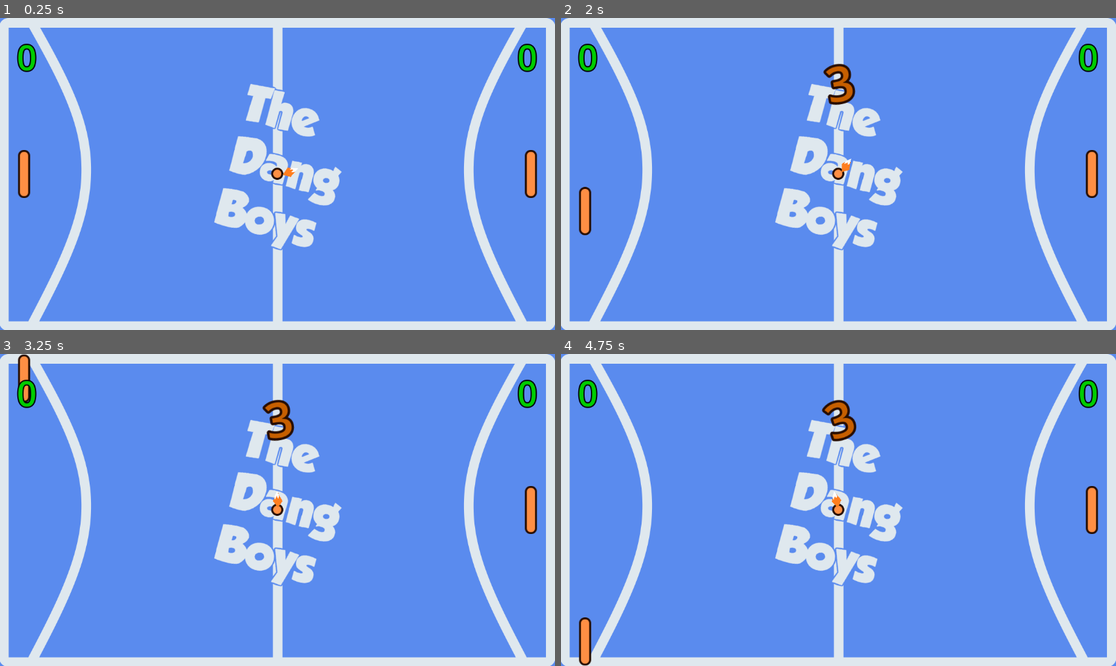
Above: before the commit, frames 1-4 (two rows, left to right).
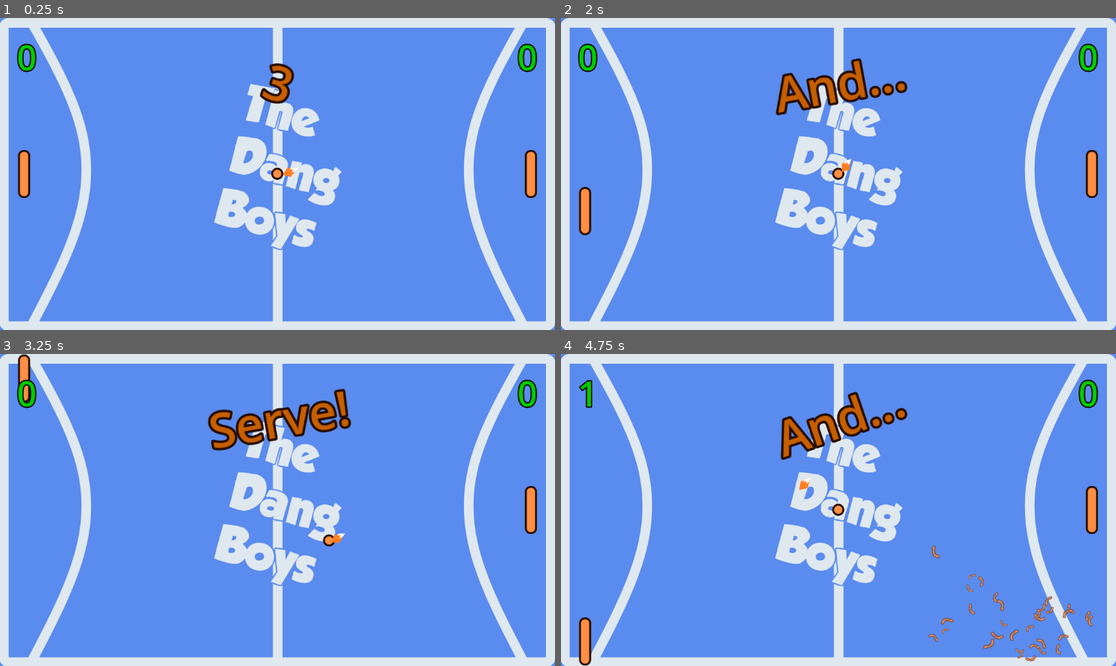
Above: after the commit, the same moments.

Repository: alanb33/20GamesGodot
Game: Godot game, scene res://screens/game_screen.tscn
Same seed, same stepped clock (60 frames per second), same inputs: the game is played once before the commit and once after it.
Inputs:
- Up to frame 1 (0.25 s): no input
- Up to frame 2 (2 s): hold Up (move_paddle_up) 0.53-1.28 s; tap End (ui_end) at 0.6, 1.35 s; hold Down (move_paddle_down) from 1.28 s (still down)
- Up to frame 3 (3.25 s): release Down (move_paddle_down) at 2.03 s; hold Up (move_paddle_up) from 2.03 s (still down); tap End (ui_end) at 2.1, 2.85 s
- Up to frame 4 (4.75 s): release Up (move_paddle_up) at 3.53 s; hold Down (move_paddle_down) from 3.53 s (still down); tap End (ui_end) at 3.6, 4.35 s

The runs differ from the first frame. In frame 1, 0.5% of the frame differs, in the area x 46-54%, y 14-28%; in frame 2, 1.8%; in frame 3, 2.6%; in frame 4, 2.8%, in the area x 3-96%, y 8-99%.

Commit message:
Link main menu to game, end conditions

Diff:
--- /dev/null
+++ b/01_pong/PlaySlider.gd
@@ -0,0 +1,15 @@
+extends HSlider
+
+@export var text_label: Label
+
+func _on_drag_ended(changed: bool):
+	if changed:
+		if text_label:
+			text_label.text = "Play to %d" % value
+			GameVars.goal_score = value
+
+func _link_signals() -> void:
+	drag_ended.connect(_on_drag_ended)
+
+func _ready() -> void:
+	_link_signals()
--- /dev/null
+++ b/01_pong/game_vars.gd
@@ -0,0 +1,3 @@
+extends Node
+
+var goal_score: int = 5
--- a/01_pong/project.godot
+++ b/01_pong/project.godot
@@ -14,6 +14,10 @@
 run/main_scene="uid://w8ulr1copddh"
 config/features=PackedStringArray("4.4", "GL Compatibility")
 config/icon="res://icon.svg"
+
+[autoload]
+
+GameVars="*res://game_vars.gd"
 
 [display]
 
--- a/01_pong/scenes/ball.gd
+++ b/01_pong/scenes/ball.gd
@@ -93,8 +93,6 @@
 	await serve_timer.timeout
 	serve_timer.queue_free()
 
-	serve_ball()
-
 func _score():
 	score_event.emit(dir)
 
--- a/01_pong/screens/game_screen.gd
+++ b/01_pong/screens/game_screen.gd
@@ -26,9 +26,12 @@
 	Side.RIGHT: 0
 }
 
-const WINNING_SCORE = 5
+var _game_over: bool = false
 
 ## Private Functions
+
+func _do_play_again_transition():
+	pass
 
 func _increase_score(side: GameScreen.Side):
 	var scoring_side: GameScreen.Side = Side.LEFT
@@ -40,12 +43,12 @@
 
 func _is_game_over():
 	for side in scores:
-		if scores[side] >= WINNING_SCORE:
+		if scores[side] >= GameVars.goal_score:
 			match side:
 				Side.LEFT:
-					print("The home team wins!!")
+					_win_game(Side.LEFT)
 				Side.RIGHT:
-					print("The visitor team wins!!")
+					_win_game(Side.RIGHT)
 			return true
 	return false
 
@@ -54,7 +57,9 @@
 		_increase_score(Side.LEFT)
 	else:
 		_increase_score(Side.RIGHT)
+
 	if not _is_game_over():
+		print("Game is not over")
 		countdown.do_countdown(1)
 
 	var particles: CPUParticles2D = particle_scene.instantiate()
@@ -70,9 +75,18 @@
 	await get_tree().create_timer(1.5).timeout
 	particles.queue_free()
 
-
 func _on_countdown_finished():
 	ball.serve_ball()
+
+func _win_game(winner: GameScreen.Side):
+	var winner_string: String = ""
+	match winner:
+		Side.LEFT:
+			winner_string = "Home"
+		Side.RIGHT:
+			winner_string = "Visitor"
+	print("%s Team wins!!" % winner_string)
+	_do_play_again_transition()
 
 ## Godot Functions
 
@@ -80,6 +94,4 @@
 	ball.score_event.connect(_on_ball_score_event)
 	countdown.countdown_finished.connect(_on_countdown_finished)
 
-func _input(event: InputEvent):
-	if Input.is_action_just_pressed("ui_end"):
-		countdown.do_countdown(3)
+	countdown.do_countdown(3)
--- /dev/null
+++ b/01_pong/screens/main_menu.gd
@@ -0,0 +1,32 @@
+extends Control
+
+@onready var play_button: Button = $MenuPanel/VBoxContainer/PlayButton
+@onready var exit_button: Button = $MenuPanel/VBoxContainer/ExitButton
+
+const game_scene: PackedScene = preload("res://screens/game_screen.tscn")
+
+var _fade_in: bool = false
+
+func _do_game_transition():
+	$MenuPanel.visible = false
+	_fade_in = true
+
+func _on_exit_button_pressed():
+	get_tree().quit()
+
+func _on_play_button_pressed():
+	_do_game_transition()
+
+func _link_buttons():
+	exit_button.pressed.connect(_on_exit_button_pressed)
+	play_button.pressed.connect(_on_play_button_pressed)
+
+func _ready():
+	_link_buttons()
+
+func _process(delta: float) -> void:
+	if _fade_in:
+		var fade: Panel = $BG/FadePanel
+		fade.modulate.a -= delta
+		if fade.modulate.a <= 0.0:
+			get_tree().change_scene_to_packed(game_scene)
--- a/01_pong/main_menu.tscn
+++ b/01_pong/screens/main_menu.tscn
@@ -1,8 +1,10 @@
-[gd_scene load_steps=6 format=3 uid="uid://b4owwpw6t4b0d"]
+[gd_scene load_steps=8 format=3 uid="uid://b4owwpw6t4b0d"]
 
 [ext_resource type="Texture2D" uid="uid://bne5n7a55000s" path="res://assets/PongArena.png" id="1_fu7sn"]
+[ext_resource type="Script" uid="uid://dj4dqs1vtn2a1" path="res://screens/main_menu.gd" id="1_nlkkf"]
 [ext_resource type="Texture2D" uid="uid://df8h3qjonmub6" path="res://assets/MenuBasePanel.png" id="2_jix8l"]
 [ext_resource type="FontFile" uid="uid://84uydkacwjl1" path="res://assets/GROBOLD.ttf" id="3_glbon"]
+[ext_resource type="Script" uid="uid://d2u5litlmhex8" path="res://PlaySlider.gd" id="3_nlkkf"]
 [ext_resource type="Script" uid="uid://dtqylb7i2m33b" path="res://wiggle_button.gd" id="4_jix8l"]
 
 [sub_resource type="StyleBoxEmpty" id="StyleBoxEmpty_nlkkf"]
@@ -14,13 +16,21 @@
 anchor_bottom = 1.0
 grow_horizontal = 2
 grow_vertical = 2
+script = ExtResource("1_nlkkf")
 
 [node name="BG" type="TextureRect" parent="."]
-self_modulate = Color(0.4, 0.4, 0.4, 1)
 layout_mode = 0
 offset_right = 40.0
 offset_bottom = 40.0
 texture = ExtResource("1_fu7sn")
+
+[node name="FadePanel" type="Panel" parent="BG"]
+layout_mode = 1
+anchors_preset = 15
+anchor_right = 1.0
+anchor_bottom = 1.0
+grow_horizontal = 2
+grow_vertical = 2
 
 [node name="MenuPanel" type="TextureRect" parent="."]
 custom_minimum_size = Vector2(350, 400)
@@ -54,27 +64,44 @@
 grow_vertical = 2
 pivot_offset = Vector2(100, 150)
 theme_override_constants/separation = 50
+alignment = 1
 
 [node name="VBoxContainer" type="VBoxContainer" parent="MenuPanel/VBoxContainer"]
 layout_mode = 2
+theme_override_constants/separation = 0
 
-[node name="Label" type="Label" parent="MenuPanel/VBoxContainer/VBoxContainer"]
+[node name="ValueLabel" type="Label" parent="MenuPanel/VBoxContainer/VBoxContainer"]
 layout_mode = 2
 text = "Play to 5"
 horizontal_alignment = 1
 
-[node name="HSlider" type="HSlider" parent="MenuPanel/VBoxContainer/VBoxContainer"]
+[node name="ScoreSlider" type="HSlider" parent="MenuPanel/VBoxContainer/VBoxContainer" node_paths=PackedStringArray("text_label")]
 layout_mode = 2
 min_value = 1.0
+max_value = 10.0
 value = 5.0
+rounded = true
+script = ExtResource("3_nlkkf")
+text_label = NodePath("../ValueLabel")
 
 [node name="PlayButton" type="Button" parent="MenuPanel/VBoxContainer"]
-custom_minimum_size = Vector2(100, 50)
+custom_minimum_size = Vector2(200, 100)
 layout_mode = 2
+theme_override_colors/font_hover_color = Color(0.972549, 0.772549, 0.635294, 1)
+theme_override_colors/font_color = Color(0.937255, 0.972549, 1, 1)
+theme_override_colors/font_pressed_color = Color(1, 0.560784, 0.266667, 1)
+theme_override_fonts/font = ExtResource("3_glbon")
+theme_override_font_sizes/font_size = 40
+theme_override_styles/focus = SubResource("StyleBoxEmpty_nlkkf")
+theme_override_styles/hover_pressed = SubResource("StyleBoxEmpty_nlkkf")
+theme_override_styles/hover = SubResource("StyleBoxEmpty_nlkkf")
+theme_override_styles/pressed = SubResource("StyleBoxEmpty_nlkkf")
+theme_override_styles/normal = SubResource("StyleBoxEmpty_nlkkf")
 text = "Play!"
+script = ExtResource("4_jix8l")
 
 [node name="ExitButton" type="Button" parent="MenuPanel/VBoxContainer"]
-custom_minimum_size = Vector2(200, 50)
+custom_minimum_size = Vector2(200, 100)
 layout_mode = 2
 theme_override_colors/font_hover_color = Color(0.972549, 0.772549, 0.635294, 1)
 theme_override_colors/font_color = Color(0.937255, 0.972549, 1, 1)
--- a/01_pong/wiggle_button.gd
+++ b/01_pong/wiggle_button.gd
@@ -37,6 +37,7 @@
 	if is_hovered():
 		cur_speed = wiggle_speed
 	else:
+		rotation = 0
 		cur_speed = 0.0
 	if cur_speed > 0.0:
 		_wiggle(delta)
Not shown, added: 01_pong/PlaySlider.gd.uid
Not shown, added: 01_pong/game_vars.gd.uid
Not shown, added: 01_pong/screens/main_menu.gd.uid
